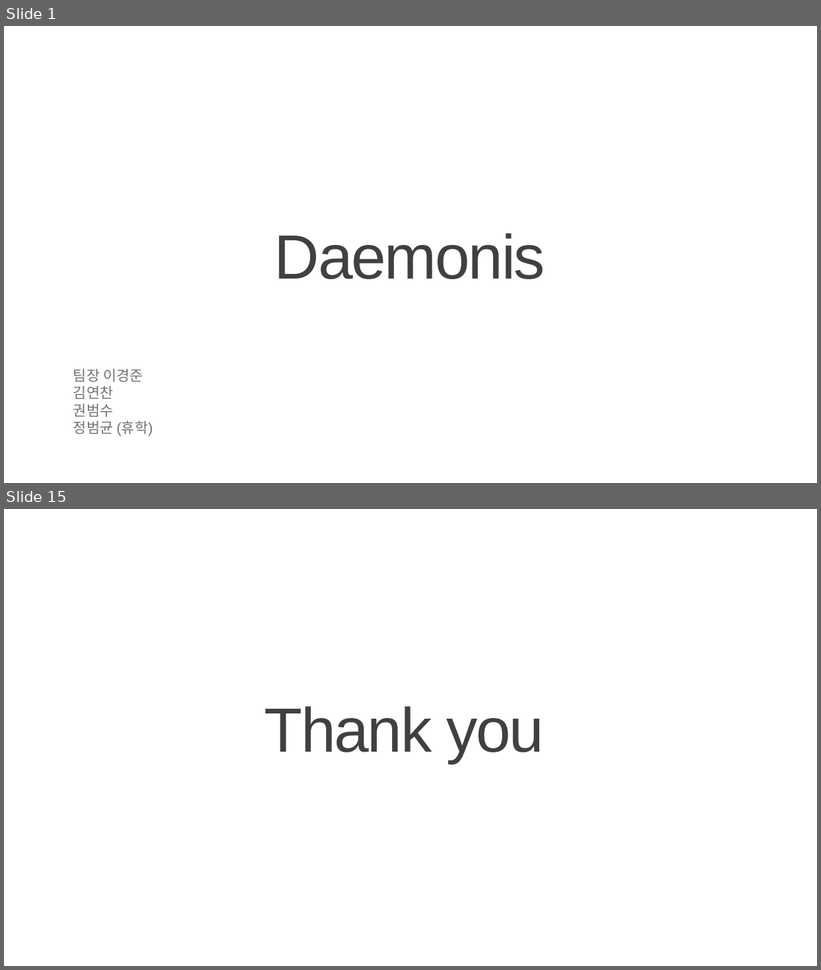
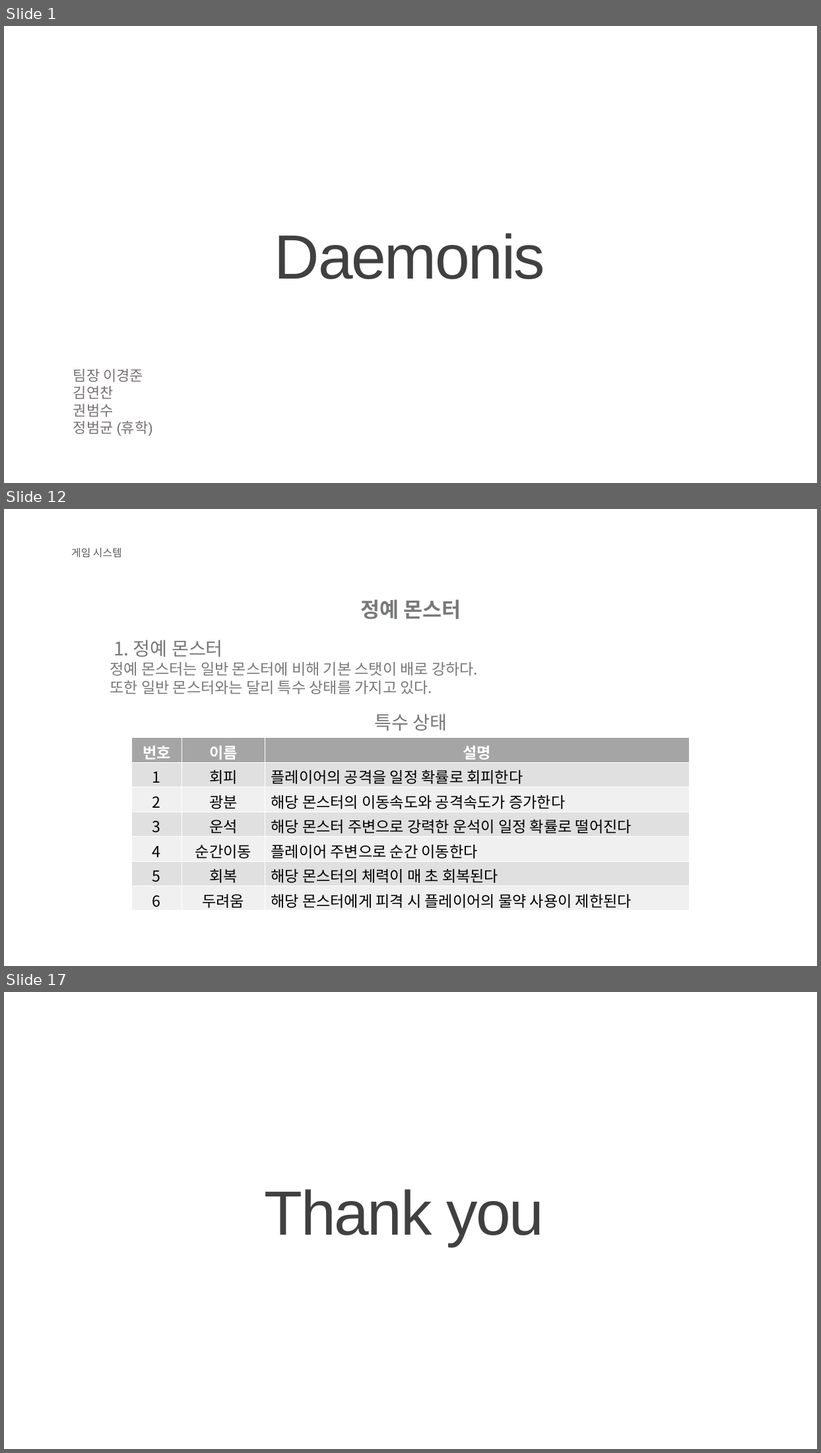
Before and after one commit to KJGoody/Daemonis, a slide deck: Deamonis(데모니스) 기획서/Daemonis PPT.pptx. Shown one above the other, each under a label of ours: slides 1 and 15 before the commit, slides 1, 12 and 17 after it; the slides between them are not shown. The pictures are 821x970 and 821x1453 pixels, drawn with LibreOffice and Linux fonts; fonts in the diff are those of the drawing; background and template pictures are left out. Boxes give left, top, right and bottom in pixels: in the first picture for what was removed or moved away, otherwise in the second. Text is boxed around its words. In the diff, an @@ line names an element or a change of style, - is before the commit and + after.

```diff
--- a/Deamonis(데모니스) 기획서/Daemonis PPT.pptx
+++ b/Deamonis(데모니스) 기획서/Daemonis PPT.pptx
@@ slide 12 added at (4,509,817,966), background picture (left out) @@
@@ text added at (71,548,122,558), 12.3 pt, text #595959 @@
+게임 시스템
@@ text added at (360,599,461,619), 24.6 pt, text #777878, bold @@
+정예 몬스터
@@ text added at (110,640,478,694), 18 pt, text #777878 @@
+1. 정예 몬스터
+정예 몬스터는 일반 몬스터에 비해 기본 스탯이 배로 강하다.
+또한 일반 몬스터와는 달리 특수 상태를 가지고 있다.
@@ text added at (374,714,447,731), 22 pt, text #777878 @@
+특수 상태
@@ table added at (131,738,690,911), 7 rows, 3 columns @@
+번호 | 이름 | 설명
+1 | 회피 | 플레이어의 공격을 일정 확률로 회피한다
+2 | 광분 | 해당 몬스터의 이동속도와 공격속도가 증가한다
+3 | 운석 | 해당 몬스터 주변으로 강력한 운석이 일정 확률로 떨어진다
+4 | 순간이동 | 플레이어 주변으로 순간 이동한다
+5 | 회복 | 해당 몬스터의 체력이 매 초 회복된다
+6 | 두려움 | 해당 몬스터에게 피격 시 플레이어의 물약 사용이 제한된다
@@ what was slide 15 is now slide 17 @@
```
Also in this commit, not shown: 2 slides changed, 12 other slides added, 11 slides removed, 1 other file.
